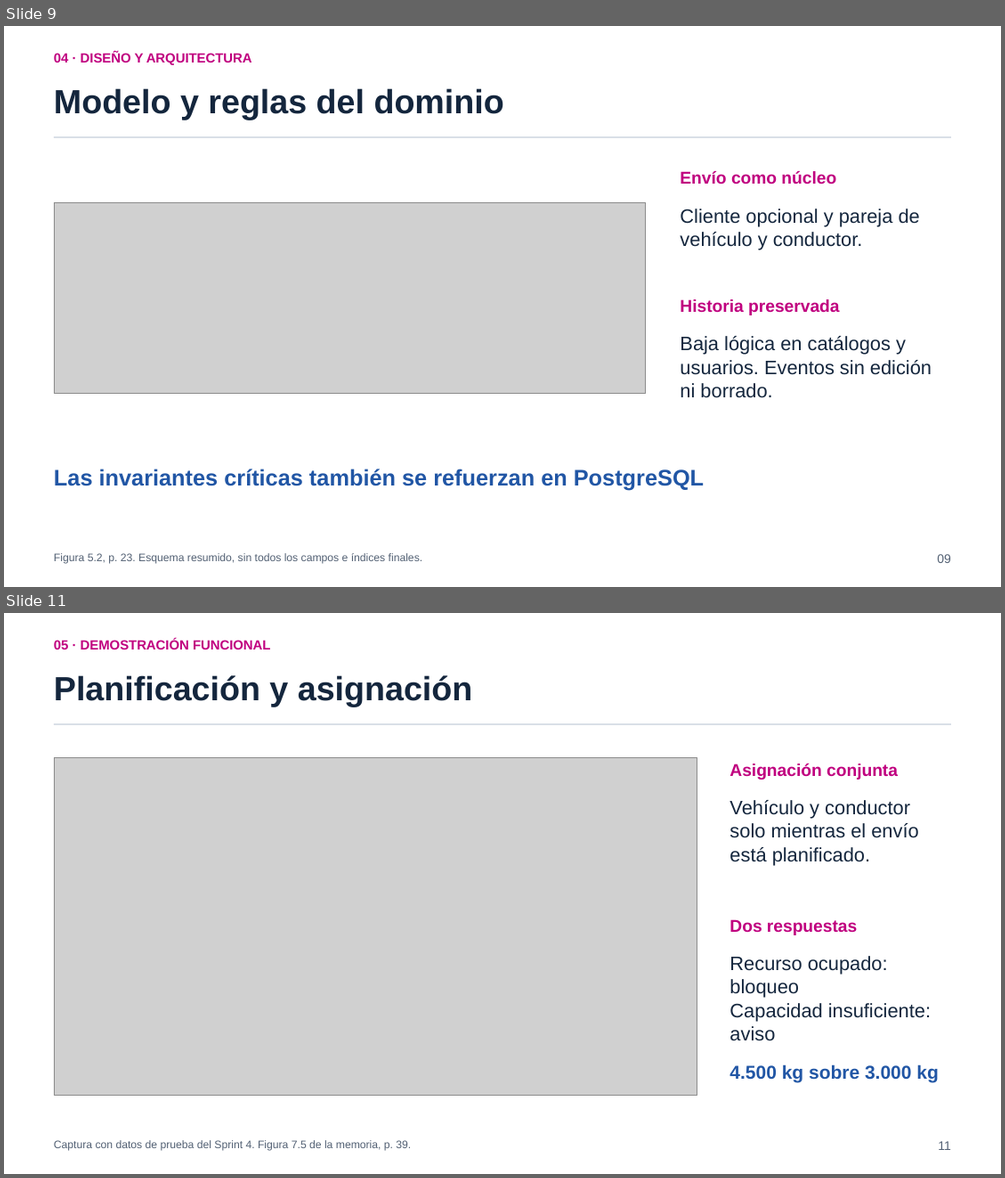
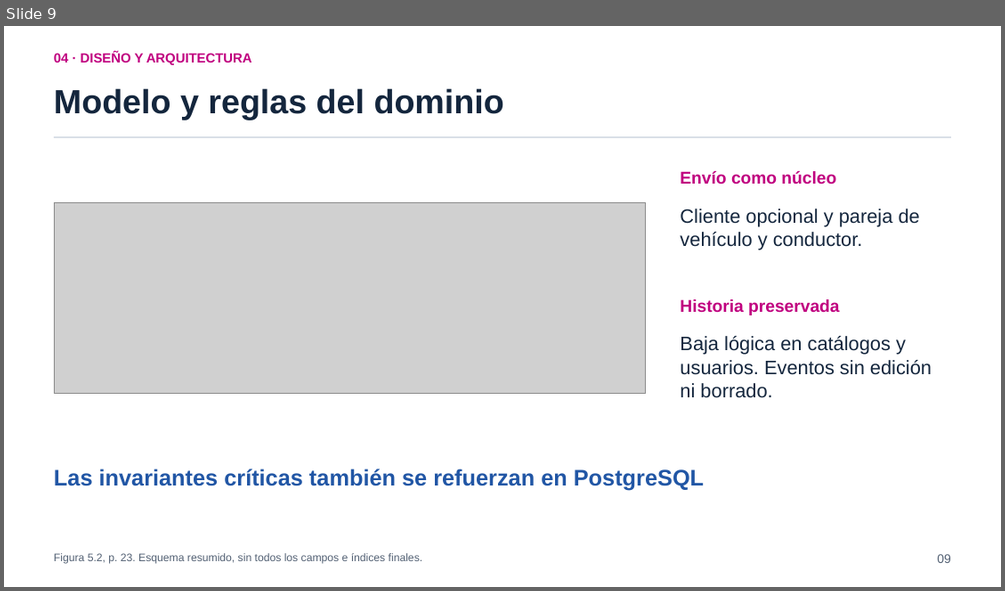
Before and after one commit to pey-45/TransitOps, a slide deck: tfg/presentacion/entrega/TransitOps_Presentacion_TFG.pptx. Shown one above the other, each under a label of ours: slides 9 and 11 before the commit, slide 9 after it; the slides between them are not shown. The pictures are 1005x1178 and 1005x591 pixels, drawn with LibreOffice and Linux fonts; fonts in the diff are those of the drawing; grey boxes stand for pictures. Boxes give left, top, right and bottom in pixels: in the first picture for what was removed or moved away, otherwise in the second. Text is boxed around its words. In the diff, an @@ line names an element or a change of style, - is before the commit and + after.

```diff
--- a/tfg/presentacion/entrega/TransitOps_Presentacion_TFG.pptx
+++ b/tfg/presentacion/entrega/TransitOps_Presentacion_TFG.pptx
@@ slide 11 removed at [4,613,1001,1174], background #FFFFFF @@
@@ text removed at [54,639,271,649] @@
-05 · DEMOSTRACIÓN FUNCIONAL
@@ text removed at [54,675,473,706] @@
-Planificación y asignación
@@ rectangle removed at [54,723,952,725] @@
@@ picture removed at [54,758,697,1095] @@
@@ text removed at [729,763,898,779] @@
-Asignación conjunta
@@ text removed at [729,800,918,865] @@
-Vehículo y conductor solo mientras el envío está planificado.
@@ text removed at [729,919,857,935] @@
-Dos respuestas
@@ text removed at [729,956,930,1041] @@
-Recurso ocupado: bloqueo
-Capacidad insuficiente: aviso
@@ text removed at [729,1064,938,1082] @@
-4.500 kg sobre 3.000 kg
@@ text removed at [54,1140,411,1151] @@
-Captura con datos de prueba del Sprint 4. Figura 7.5 de la memoria, p. 39.
@@ text removed at [938,1141,950,1150] @@
-11
```
Also in this commit, not shown: 9 slides changed, 3 other slides removed, 13 other files.
